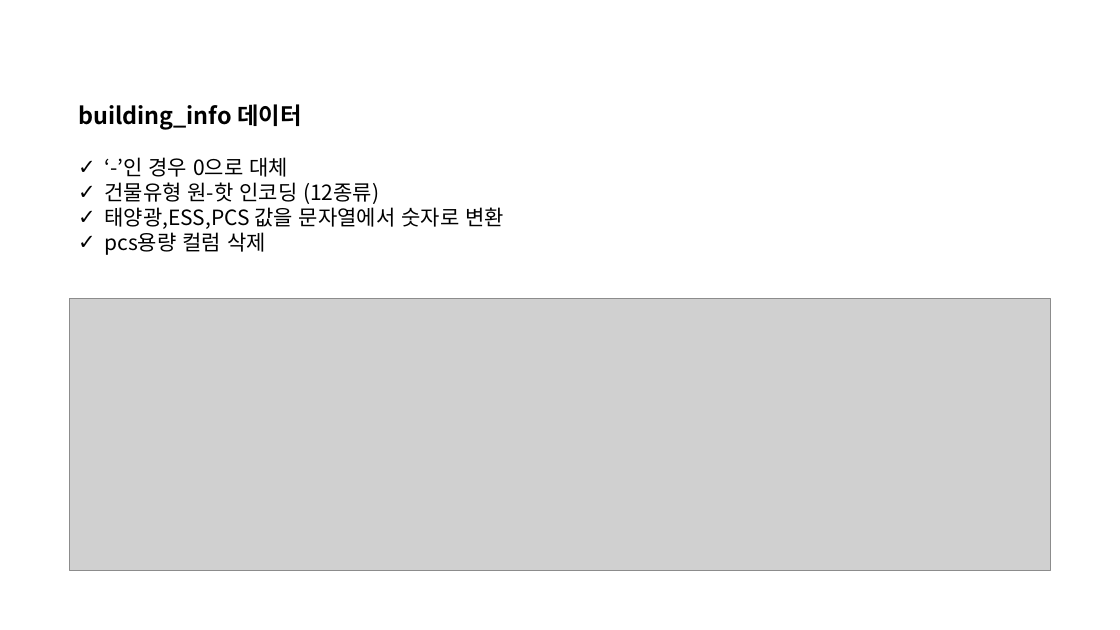
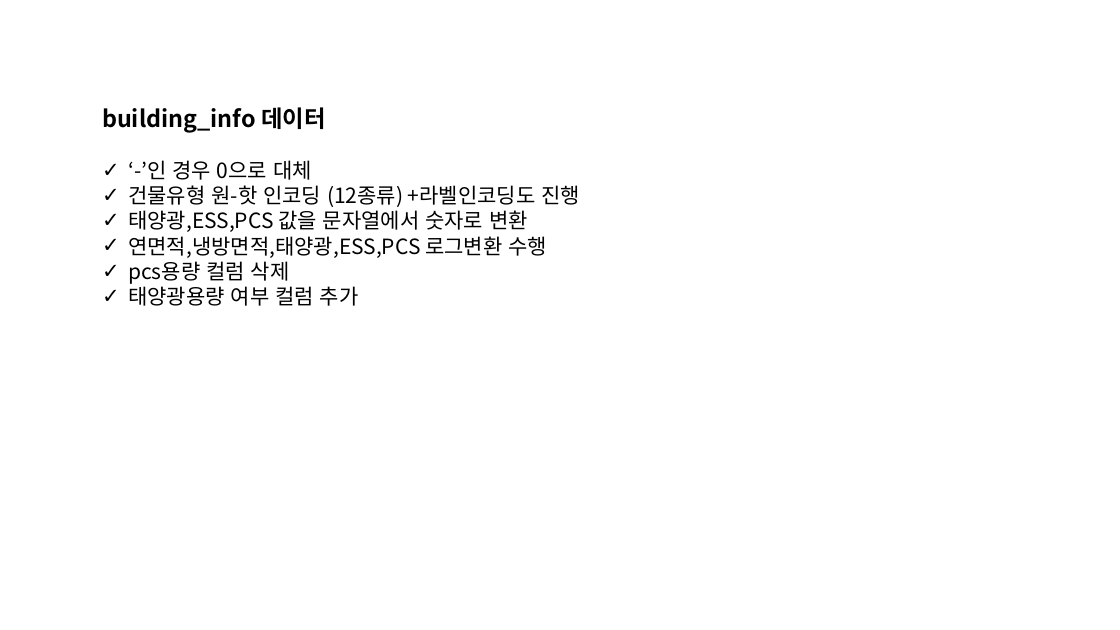
Before and after one commit to 2023dacon/Power-usage-Prediction, a slide deck: slide 3 of 파일/대회.pptx (slide 2 before the commit). Drawn at 1120x630 pixels with LibreOffice and Linux fonts; fonts in the diff are those of the drawing; grey boxes stand for pictures. Boxes give left, top, right and bottom in pixels: in the first picture for what was removed or moved away, otherwise in the second. Text is boxed around its words. In the diff, an @@ line names an element or a change of style, - is before the commit and + after.

```diff
--- a/파일/대회.pptx
+++ b/파일/대회.pptx
@@ text "building_info 데이터": place and size @@
-text "building_info 데이터" at (78, 104, 504, 255)
+text "building_info 데이터" at (102, 107, 580, 306)
@@ text at (128, 185, 580, 207): text changed @@
-✓ 건물유형 원-핫 인코딩 (12종류)
+✓ 건물유형 원-핫 인코딩 (12종류) +라벨인코딩도 진행
@@ text at (128, 236, 547, 258): paragraph added @@
+✓ 연면적,냉방면적,태양광,ESS,PCS 로그변환 수행
@@ picture removed at (70, 298, 1050, 571) @@
@@ text at (128, 283, 359, 306): paragraph added @@
+✓ 태양광용량 여부 컬럼 추가
```
Also in this commit, not shown: 5 other slides changed, 9 slides added, 2 slides removed, 1 other file.
